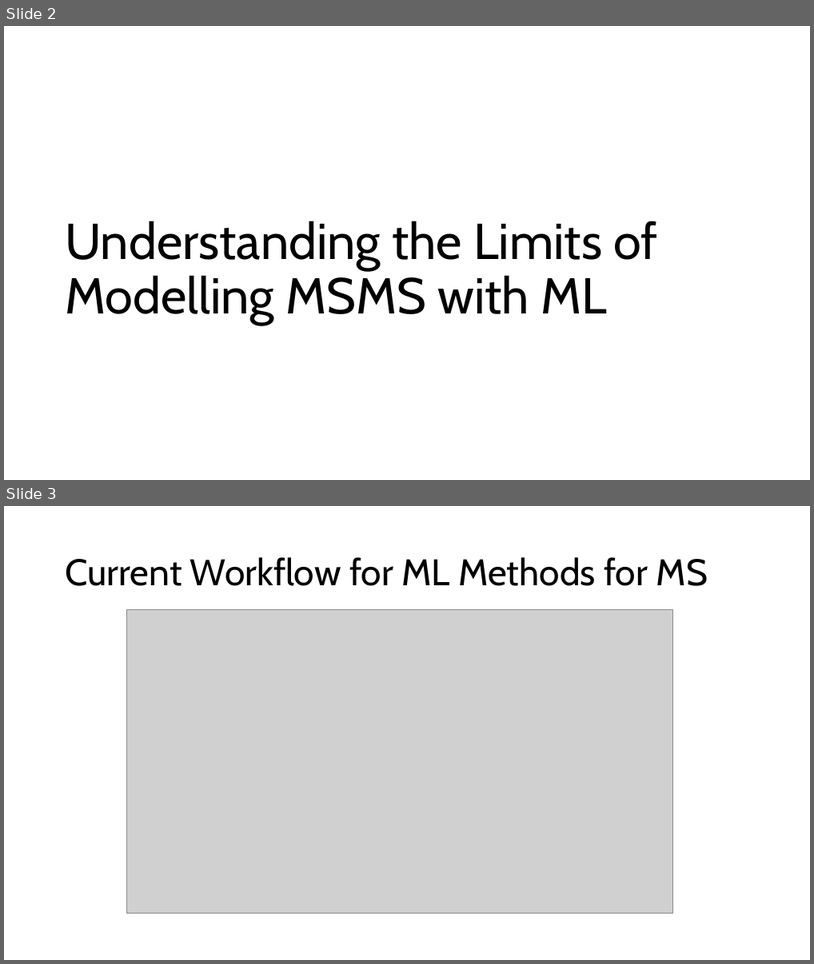
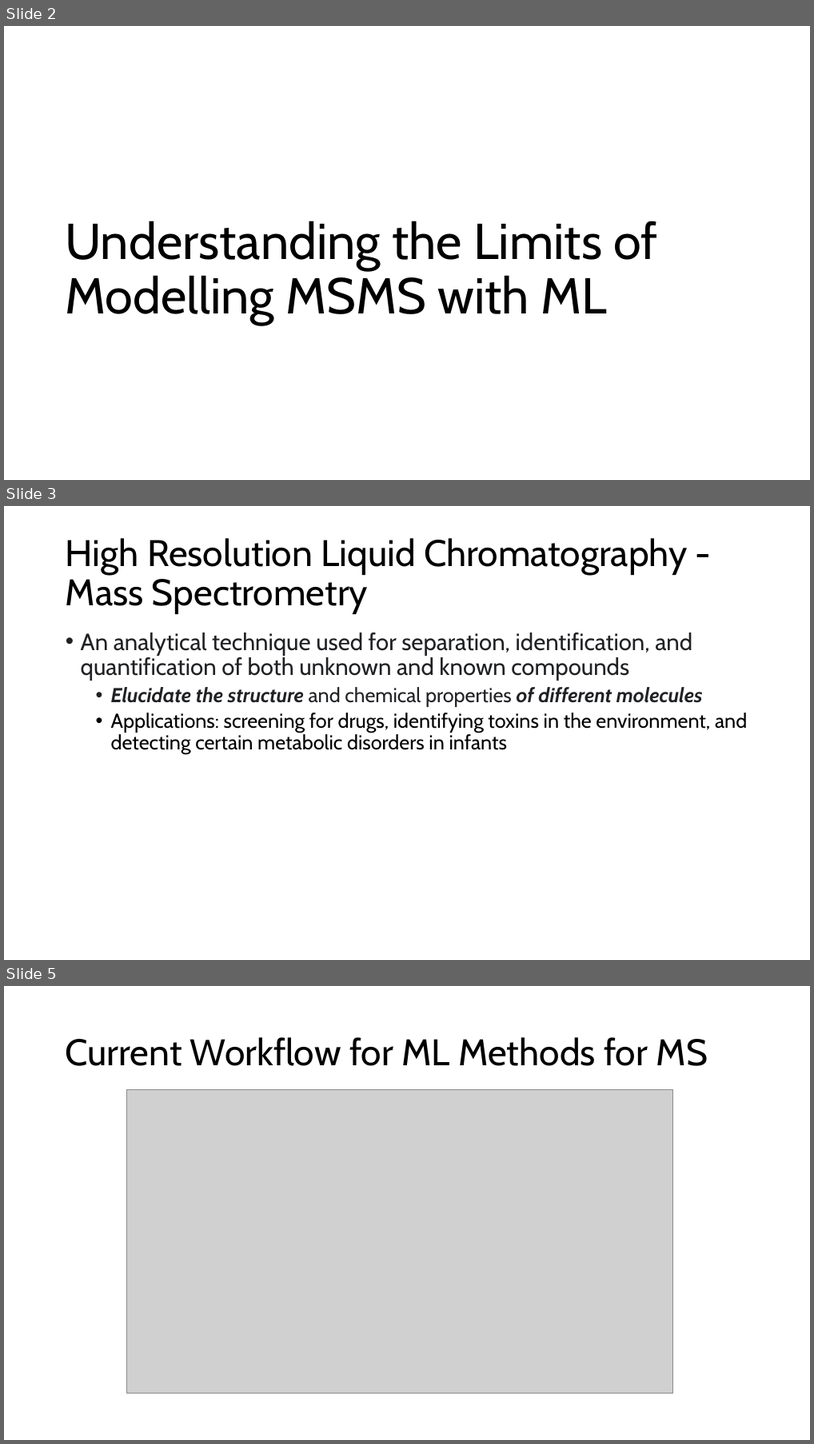
Before and after one commit to serenaklm/ML_MS_analysis, a slide deck: updates/research_report_CSE_w_MSMS.pptx. Shown one above the other, each under a label of ours: slides 2 and 3 before the commit, slides 2, 3 and 5 after it; the slides between them are not shown. The pictures are 814x964 and 814x1444 pixels, drawn with LibreOffice and Linux fonts; fonts in the diff are those of the drawing; grey boxes stand for pictures. Boxes give left, top, right and bottom in pixels: in the first picture for what was removed or moved away, otherwise in the second. Text is boxed around its words. In the diff, an @@ line names an element or a change of style, - is before the commit and + after.

```diff
--- a/updates/research_report_CSE_w_MSMS.pptx
+++ b/updates/research_report_CSE_w_MSMS.pptx
@@ slide 3 added at [4,506,810,960], background #FFFFFF @@
@@ title added at [66,538,687,614], 44 pt, text #000000 @@
+High Resolution Liquid Chromatography - Mass Spectrometry
@@ text added at [81,632,747,755], 24 pt, text #202124 @@
+• An analytical technique used for separation, identification, and quantification of both unknown and known compounds
+  • Elucidate the structure and chemical properties of different molecules
+  • Applications: screening for drugs, identifying toxins in the environment, and detecting certain metabolic disorders in infants
@@ what was slide 3 is now slide 5 @@
```
Also in this commit, not shown: 1 slide changed, 4 other slides added, 3 other files.
